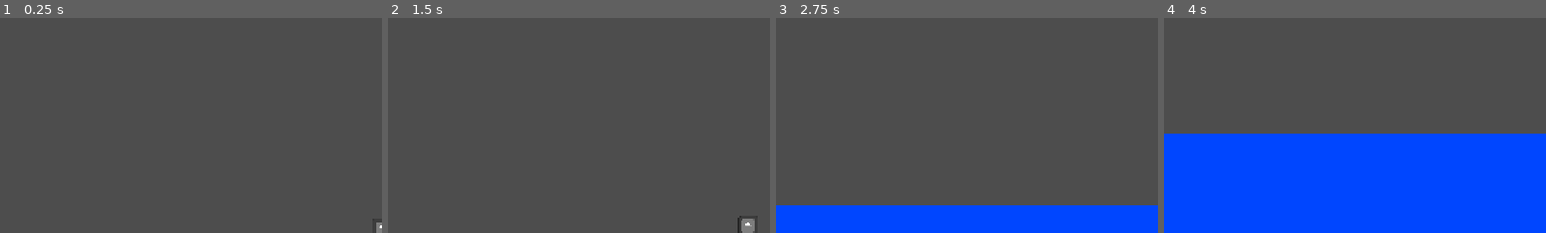
Above: before the commit, frames 1-4 (left to right).
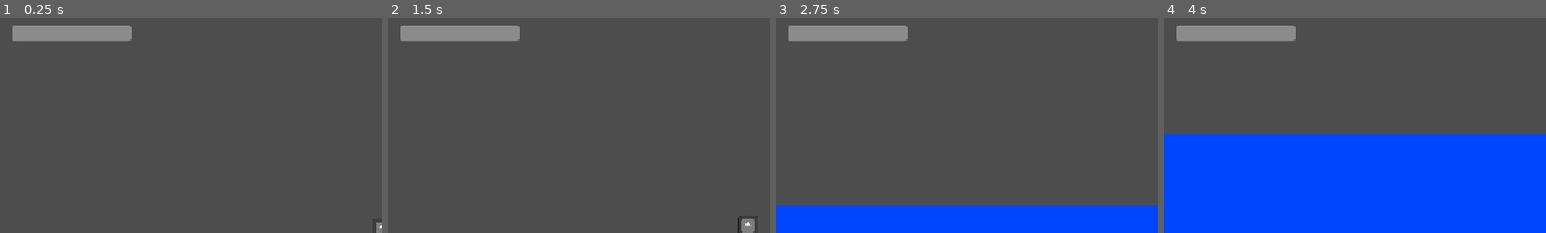
Above: after the commit, the same moments.

Repository: mason00james-cmyk/IceFisher
Game: Godot game, scene res://scenes/level_1.tscn
The game is run twice, just before and just after one commit, with the same random seed, the same clock (stepped at 60 frames per second) and the same inputs. The engine's default icon, where the game draws it, is replaced by a stand-in: a white triangle on a blue panel in a dark square.
Inputs:
- Up to frame 1 (0.25 s): no input
- Up to frame 2 (1.5 s): tap Enter at 0.5 s; hold D (steer_right) 0.53-1.28 s; tap Space (cast) at 0.6 s; hold A (steer_left) from 1.28 s (still down); tap W (reel) at 1.35 s
- Up to frame 3 (2.75 s): tap Space (cast) at 2, 2.1 s; release A (steer_left) at 2.03 s; hold D (steer_right) from 2.03 s (still down)
- Up to frame 4 (4 s): tap W (reel) at 2.85 s; release D (steer_right) at 3.53 s; hold A (steer_left) from 3.53 s (still down); tap Space (cast) at 3.6 s
The pictures show only the part of the screen within x 0-50%, y 1-51%; the shares and areas given below are measured in that part.

The runs differ from the first frame. In frame 1, 2.2% of the frame differs, in the area x 3-35%, y 3-11%; in frame 2, 2.2%; in frame 3, 2.2%; in frame 4, 2.2%.

Commit message:
nibbler fish
chase eat bait and bait bar hud

Diff:
--- a/scenes/level_1.tscn
+++ b/scenes/level_1.tscn
@@ -4,6 +4,7 @@
 [ext_resource type="Texture2D" uid="uid://dueohcohekhw3" path="res://icon.svg" id="1_014kd"]
 [ext_resource type="Script" uid="uid://c6tt3ds2crnei" path="res://scripts/hook.gd" id="1_bswci"]
 [ext_resource type="Shader" uid="uid://fi7gmdd4ejnq" path="res://shaders/desaturate.gdshader" id="3_rus8k"]
+[ext_resource type="PackedScene" uid="uid://erd36ioaa2kv" path="res://scenes/nibbler.tscn" id="5_4nkto"]
 
 [sub_resource type="CircleShape2D" id="CircleShape2D_l885w"]
 radius = 12.0
@@ -26,6 +27,7 @@
 
 [node name="Hook" type="CharacterBody2D" parent="." unique_id=403484934]
 position = Vector2(0, -200)
+collision_layer = 2
 motion_mode = 1
 script = ExtResource("1_bswci")
 
@@ -54,3 +56,22 @@
 grow_horizontal = 2
 grow_vertical = 2
 mouse_filter = 2
+
+[node name="HUD" type="CanvasLayer" parent="." unique_id=1381853254]
+layer = 2
+
+[node name="BaitBar" type="ProgressBar" parent="HUD" unique_id=492071986]
+offset_left = 20.0
+offset_top = 20.0
+offset_right = 220.0
+offset_bottom = 47.0
+show_percentage = false
+
+[node name="nibbler" parent="." unique_id=1392807344 instance=ExtResource("5_4nkto")]
+position = Vector2(-498, 1005)
+
+[node name="nibbler2" parent="." unique_id=1123354534 instance=ExtResource("5_4nkto")]
+position = Vector2(-205, 919)
+
+[node name="nibbler3" parent="." unique_id=1329811228 instance=ExtResource("5_4nkto")]
+position = Vector2(-437, 635)
--- /dev/null
+++ b/scenes/nibbler.tscn
@@ -0,0 +1,27 @@
+[gd_scene format=3 uid="uid://erd36ioaa2kv"]
+
+[ext_resource type="Script" uid="uid://olu3iirwxali" path="res://scripts/nibbler.gd" id="1_bbd4t"]
+[ext_resource type="Texture2D" uid="uid://dueohcohekhw3" path="res://icon.svg" id="2_hk661"]
+
+[sub_resource type="CircleShape2D" id="CircleShape2D_l885w"]
+
+[sub_resource type="CircleShape2D" id="CircleShape2D_15krv"]
+radius = 14.0
+
+[node name="nibbler" type="CharacterBody2D" unique_id=1392807344]
+collision_layer = 4
+motion_mode = 1
+script = ExtResource("1_bbd4t")
+
+[node name="Sprite2D" type="Sprite2D" parent="." unique_id=1535918384]
+modulate = Color(0.96862745, 0.49411765, 0, 1)
+scale = Vector2(0.2, 0.2)
+texture = ExtResource("2_hk661")
+
+[node name="CollisionShape2D" type="CollisionShape2D" parent="." unique_id=1409076286]
+shape = SubResource("CircleShape2D_l885w")
+
+[node name="Mouth" type="Area2D" parent="." unique_id=1864680852]
+
+[node name="CollisionShape2D" type="CollisionShape2D" parent="Mouth" unique_id=732955463]
+shape = SubResource("CircleShape2D_15krv")
--- a/scripts/hook.gd
+++ b/scripts/hook.gd
@@ -24,6 +24,7 @@
 @onready var bite_area: Area2D = $BiteArea
 
 func _ready():
+	add_to_group("hook")
 	start_pos = global_position
 	bait_hp = max_bait_hp
 
@@ -66,11 +67,12 @@
 	if not underwater or state == State.CATCH_REEL:
 		return
 	for area in bite_area.get_overlapping_areas():
+		var fish = area.owner
 		if area.is_in_group("target"):
-			_catch(area)
+			_catch(fish)
 			return
 		if area.is_in_group("nibbler") and can_be_nibbled and bait_hp > 0:
-			_take_nibble(area.nibble_damage)
+			_take_nibble(fish.nibble_damage)
 			return
 
 func _take_nibble(amount: float):
--- a/scripts/level.gd
+++ b/scripts/level.gd
@@ -2,11 +2,19 @@
 
 @onready var hook = $Hook
 @onready var color_fx: ColorRect = $ColorFX/ColorRect
+@onready var bait_bar: ProgressBar = $HUD/BaitBar
 
 func _ready():
 	color_fx.material.set_shader_parameter("saturation", 0.0)
+	bait_bar.max_value = hook.max_bait_hp
+	bait_bar.value = hook.max_bait_hp
 	hook.entered_water.connect(_on_enter_water)
 	hook.exited_water.connect(_on_exit_water)
+	hook.bait_changed.connect(_on_bait_changed)
+
+func _on_bait_changed(hp: float, max_hp: float):
+	bait_bar.max_value = max_hp
+	bait_bar.value = hp
 
 func _on_enter_water():
 	var t = create_tween()
--- /dev/null
+++ b/scripts/nibbler.gd
@@ -0,0 +1,33 @@
+extends CharacterBody2D
+
+@export var nibble_damage := 15.0
+@export var chase_range := 250.0
+@export var chase_speed := 120.0
+@export var idle_speed := 40.0
+@export var wander_distance := 60.0
+
+var hook: Node2D
+var home: Vector2
+var t := 0.0
+
+@onready var sprite: Sprite2D = $Sprite2D
+
+func _ready():
+	home = global_position
+	hook = get_tree().get_first_node_in_group("hook")
+	$Mouth.add_to_group("nibbler")
+
+func _physics_process(delta):
+	t += delta
+	var goal: Vector2
+	var speed: float
+	if hook and hook.underwater and global_position.distance_to(hook.global_position) < chase_range:
+		goal = hook.global_position
+		speed = chase_speed
+	else:
+		goal = home + Vector2(sin(t * 0.8) * wander_distance, 0)
+		speed = idle_speed
+	velocity = global_position.direction_to(goal) * speed
+	move_and_slide()
+	if abs(velocity.x) > 1:
+		sprite.flip_h = velocity.x < 0
Not shown, added: scripts/nibbler.gd.uid
